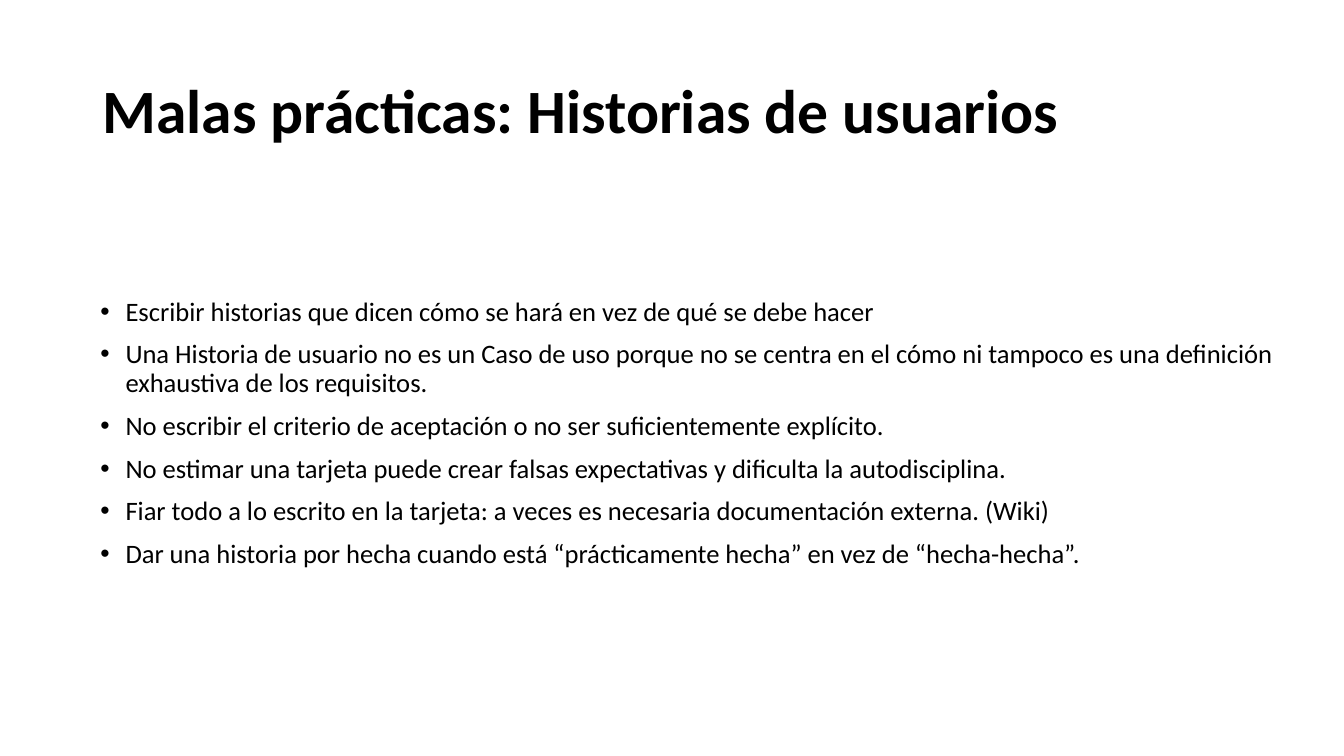
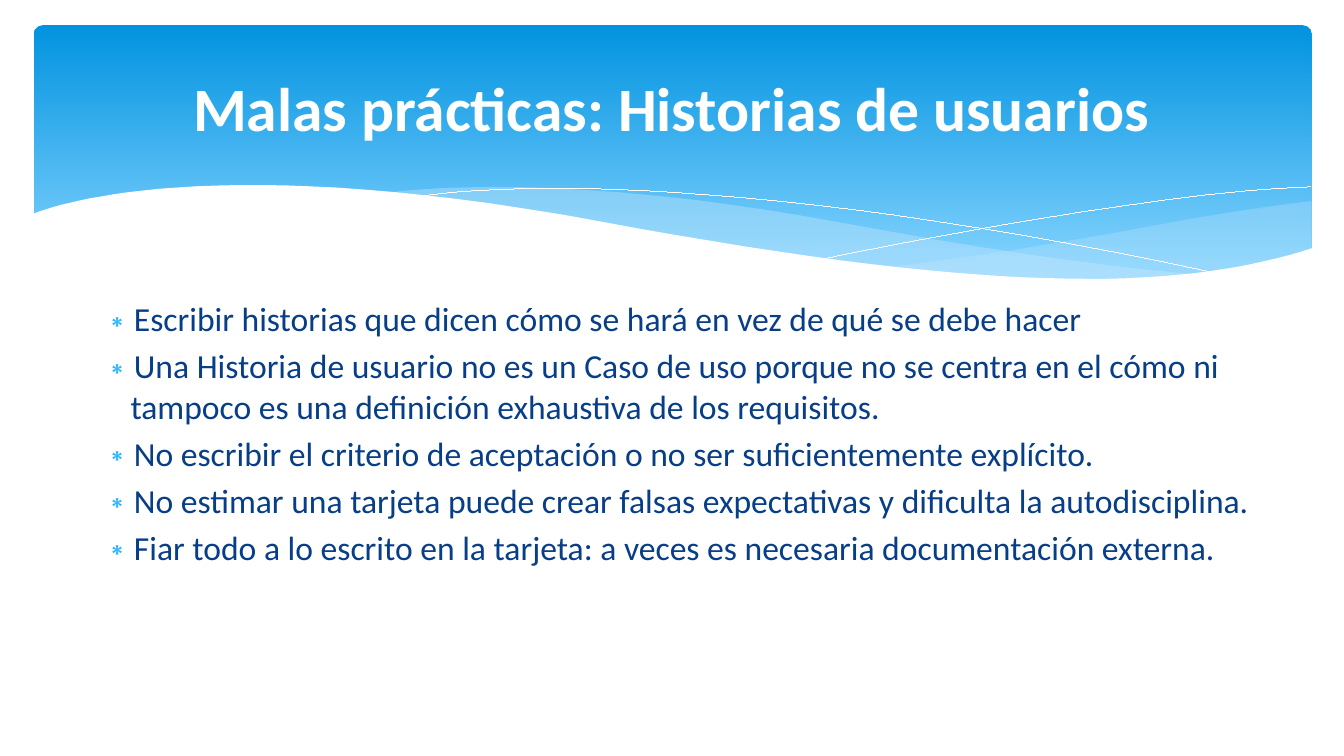
Before and after one commit to JulianAguilar/Equipo6AdminProy, a slide deck: slide 12 of Exposiciones/Puntos por historia de usuarioHVG.pptx (slide 16 before the commit). Drawn at 1344x756 pixels with LibreOffice and Linux fonts; fonts in the diff are those of the drawing. Boxes give left, top, right and bottom in pixels: in the first picture for what was removed or moved away, otherwise in the second. Text is boxed around its words. In the diff, an @@ line names an element or a change of style, - is before the commit and + after.

```diff
--- a/Exposiciones/Puntos por historia de usuarioHVG.pptx
+++ b/Exposiciones/Puntos por historia de usuarioHVG.pptx
@@ rounded rectangle added at (33,25,1312,297), fill gradient #0293E0 to #83D3FE @@
@@ title "Malas prácticas: Historias de usuarios": place and size @@
-title "Malas prácticas: Historias de usuarios" at (102,89,1058,143)
+title "Malas prácticas: Historias de usuarios" at (193,88,1148,141)
@@ title "Malas prácticas: Historias de usuarios" at (193,88,1148,141): text colour #000000 to #FFFFFF; alignment left to centre; line spacing 0.9 to 1 @@
@@ group added at (31,186,1314,332): 5 freeform shapes @@
@@ text at (131,307,1248,519): size 19 to 24 pt, text colour #000000 to #073E87 in "Escribir historias que dicen cómo se hará ...", "Una Historia de usuario no es un ...", "No escribir el criterio de aceptación o ...", "No estimar una tarjeta puede crear falsas ..."; bullet • to ∗; line spacing 0.9 to 1; less space between paragraphs @@
@@ text at (134,536,1214,566): text changed; size 19 to 24 pt; text colour #000000 to #073E87 @@
-• Fiar todo a lo escrito en la tarjeta: a veces es necesaria documentación externa. (Wiki)
-• Dar una historia por hecha cuando está “prácticamente hecha” en vez de “hecha-hecha”.
+∗ Fiar todo a lo escrito en la tarjeta: a veces es necesaria documentación externa.
```
Also in this commit, not shown: 8 other slides changed, 3 slides added, 7 slides removed.
